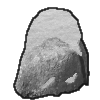
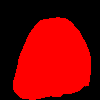
Revision of a layered 100 × 100 image; what changed, layer by layer:
showed "mask", painted on it over bbox(12, 16, 92, 100)
showed "mask bg" over bbox(0, 0, 100, 100)
hid "snow line" over bbox(13, 7, 90, 100)
hid "snow" over bbox(23, 8, 83, 90)
showed "line" over bbox(13, 17, 91, 100)
